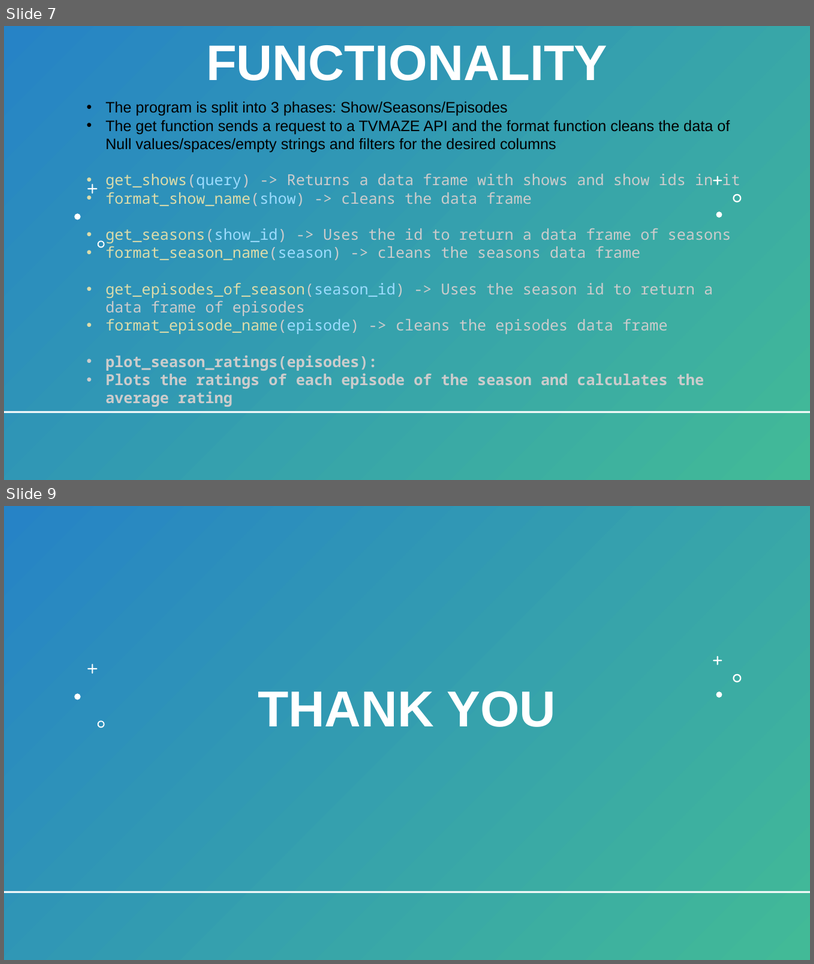
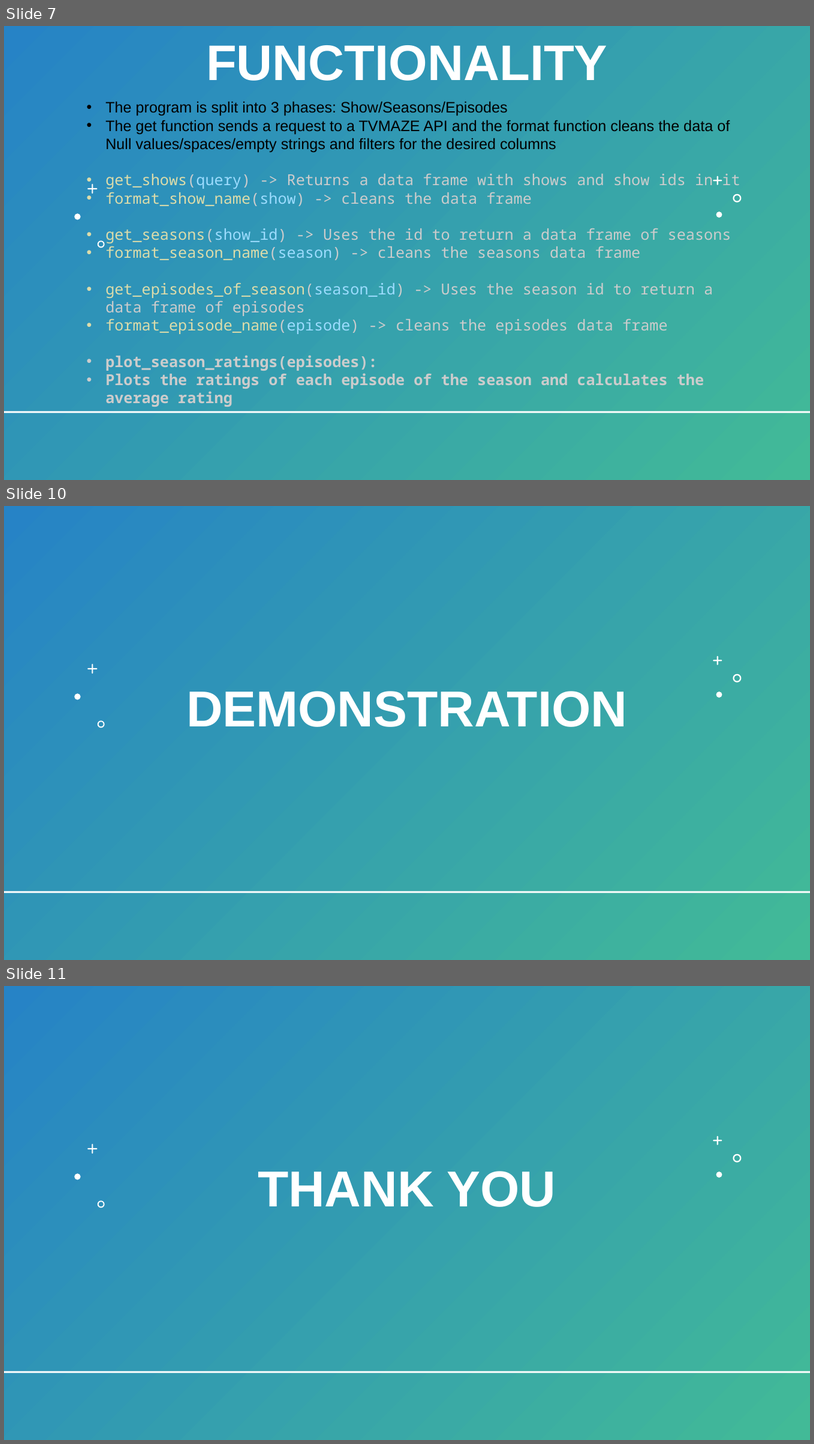
Before and after one commit to BaldeepDhada/API-Shows, a slide deck: 534-Slides.pptx. Shown one above the other, each under a label of ours: slides 7 and 9 before the commit, slides 7, 10 and 11 after it; the slides between them are not shown. The pictures are 814x964 and 814x1444 pixels, drawn with LibreOffice and Linux fonts; fonts in the diff are those of the drawing. Boxes give left, top, right and bottom in pixels: in the first picture for what was removed or moved away, otherwise in the second. Text is boxed around its words. In the diff, an @@ line names an element or a change of style, - is before the commit and + after.

```diff
--- a/534-Slides.pptx
+++ b/534-Slides.pptx
@@ slide 10 added at box(4, 506, 810, 960), background #FFFFFF; not listed: 1 template element that a slide beside it also shows @@
@@ rectangle added at box(4, 506, 810, 960), fill gradient #2683C6 to #42BA97 @@
@@ line added from (51, 580) to (51, 959), #2683C6 2 pt @@
@@ freeform shape added at box(87, 664, 97, 673), fill #FFFFFF @@
@@ freeform shape added at box(714, 656, 723, 665), fill #FFFFFF @@
@@ freeform shape added at box(734, 673, 742, 682), fill #FFFFFF @@
@@ freeform shape added at box(74, 694, 80, 700), fill #FFFFFF @@
@@ title added at box(186, 691, 627, 727), 60 pt, text #FFFFFF, bold @@
+DEMONSTRATION
@@ freeform shape added at box(717, 692, 723, 698), fill #FFFFFF @@
@@ freeform shape added at box(98, 721, 105, 728), fill #FFFFFF @@
@@ line added from (4, 892) to (810, 892), #FFFFFF 2 pt @@
@@ what was slide 9 is now slide 11 @@
```
Also in this commit, not shown: 1 slide changed, 2 other slides added, 1 slide removed, 2 other files.
